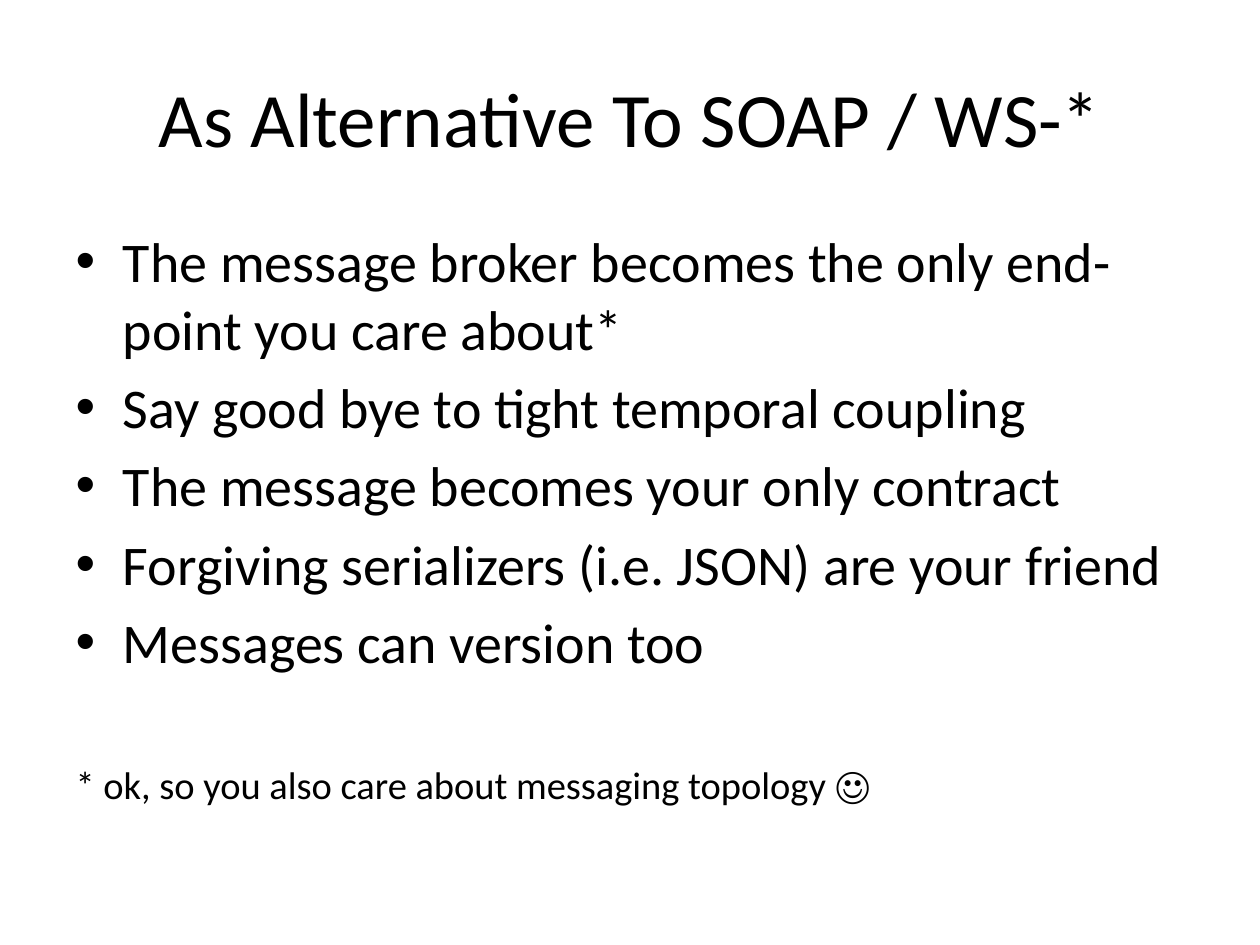
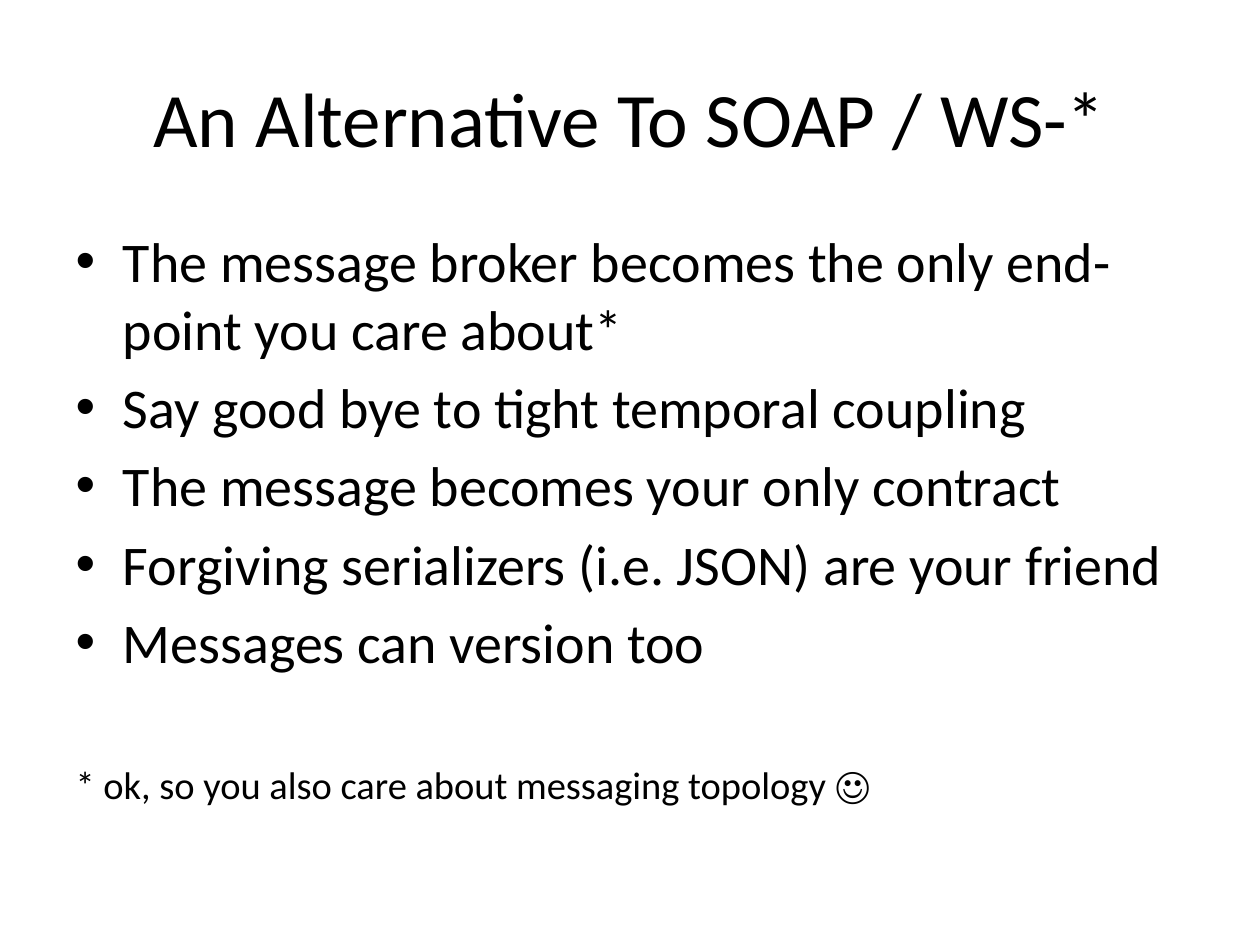
Before and after one commit to cl9p/rabbitmq-demos, a slide deck: slide 4 of Messaging Patterns.pptx (slide 5 before the commit). Drawn at 1260x945 pixels with LibreOffice and Linux fonts; fonts in the diff are those of the drawing. Boxes give left, top, right and bottom in pixels: in the first picture for what was removed or moved away, otherwise in the second. Text is boxed around its words. In the diff, an @@ line names an element or a change of style, - is before the commit and + after.

```diff
--- a/Messaging Patterns.pptx
+++ b/Messaging Patterns.pptx
@@ title at [153, 92, 1105, 148]: text changed @@
-As Alternative To SOAP / WS-*
+An Alternative To SOAP / WS-*
```
Also in this commit, not shown: 5 other slides changed.
